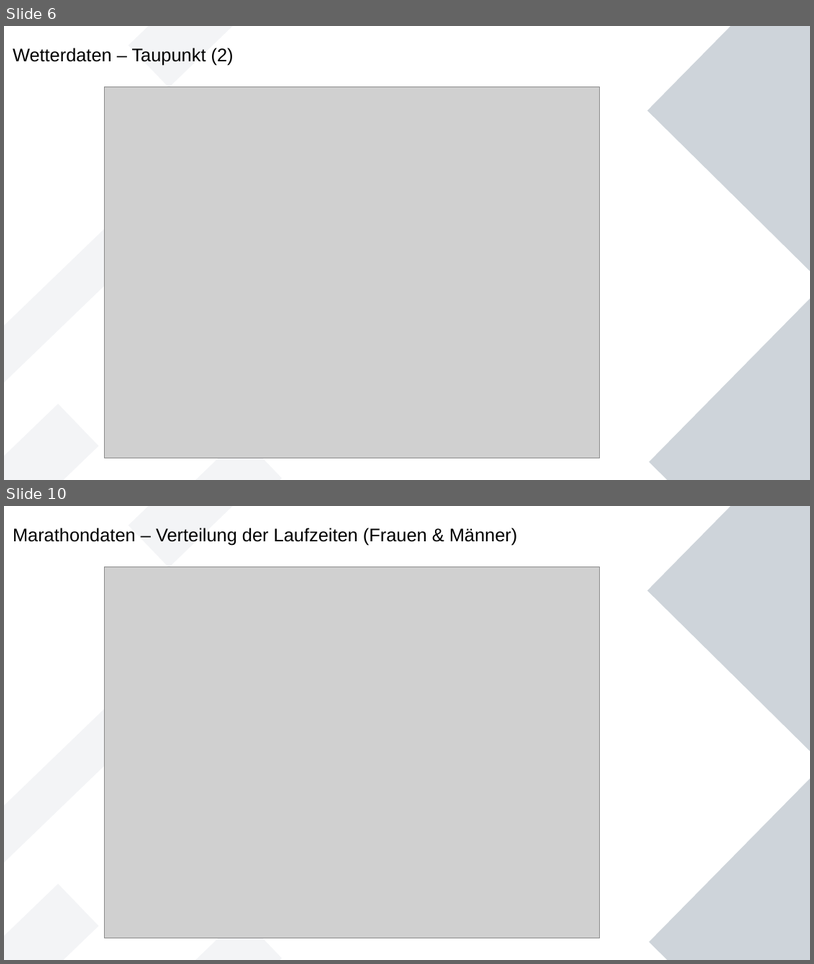
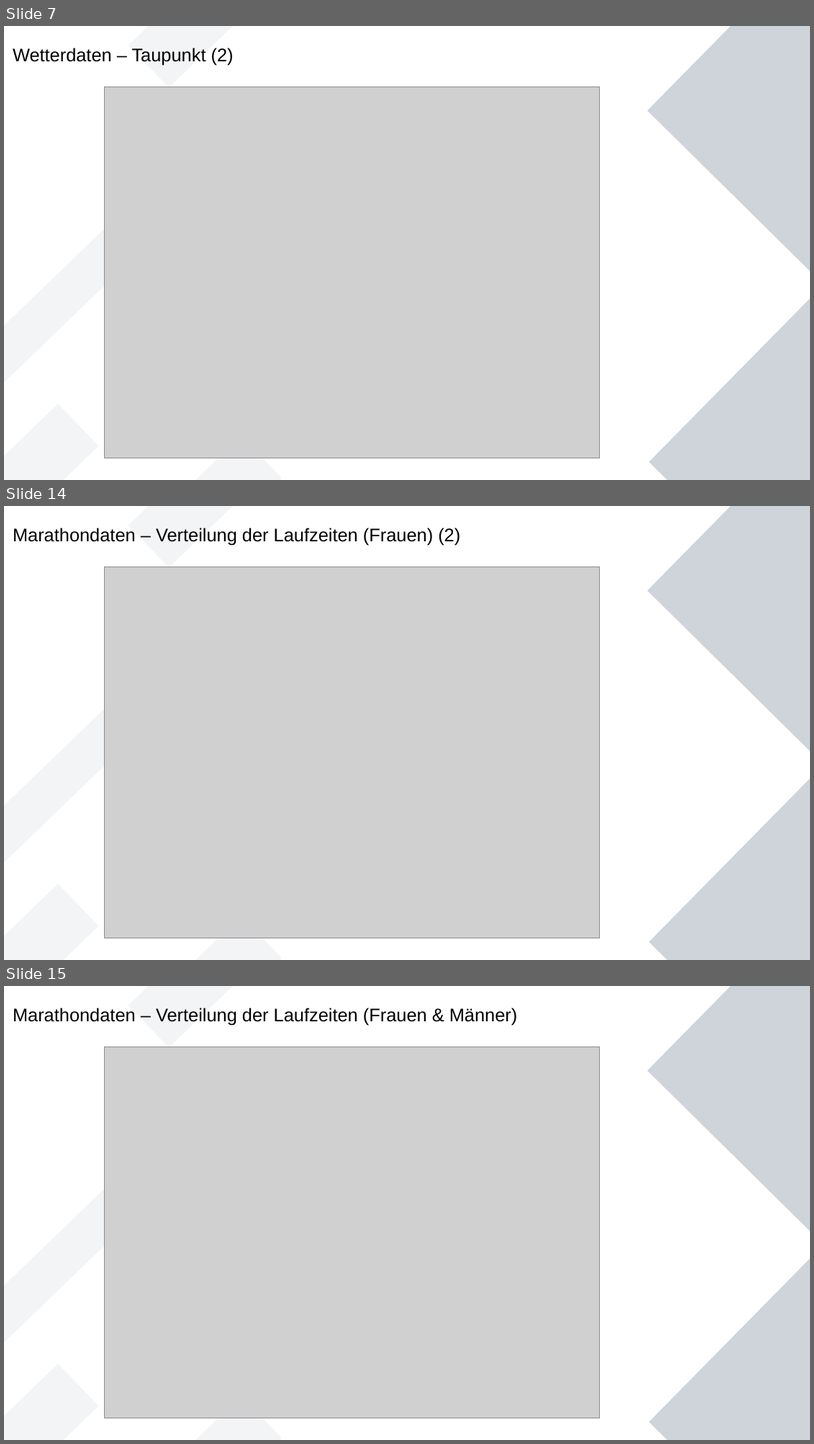
Before and after one commit to Wade-Sys/wma, a slide deck: analyse/Erste_Analysen.odp. Shown one above the other, each under a label of ours: slides 6 and 10 before the commit, slides 7, 14 and 15 after it; the slides between them are not shown. The pictures are 814x964 and 814x1444 pixels, drawn with LibreOffice and Linux fonts; fonts in the diff are those of the drawing; grey boxes stand for pictures. Boxes give left, top, right and bottom in pixels: in the first picture for what was removed or moved away, otherwise in the second. Text is boxed around its words. In the diff, an @@ line names an element or a change of style, - is before the commit and + after.

```diff
--- a/analyse/Erste_Analysen.odp
+++ b/analyse/Erste_Analysen.odp
@@ slide 14 added at <box>4,506,810,960</box>, background #FFFFFF; not listed: 6 template elements that a slide beside it also shows @@
@@ title added at <box>13,528,460,546</box>, 18 pt, text #000000 @@
+Marathondaten – Verteilung der Laufzeiten (Frauen) (2)
@@ picture added at <box>105,566,600,939</box> @@
@@ what was slide 6 is now slide 7 @@
@@ what was slide 10 is now slide 15 @@
```
Also in this commit, not shown: 3 slides changed, 12 other slides added, 1 slide removed, 17 other files.
